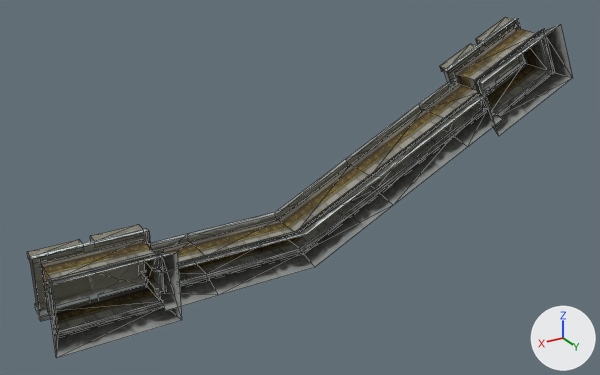
A saved change to the OBJ model sceneobjs/zhongbu_fuben_207/zhongbu_fuben_207_wall_02_b.obj.
One viewpoint serves both versions: a 50 mm camera at (1039.0, 1503.0, 735.0) aimed at (73.0, -107.0, -69.0). The lights are fixed; the arrows at lower right show +X, +Y and +Z. Mesh edges are drawn as thin lines. Where no turn or scale is listed for an object, it has been applied to the vertices.

The first picture shows 'zhongbu_fuben_207_wall_02_b'.
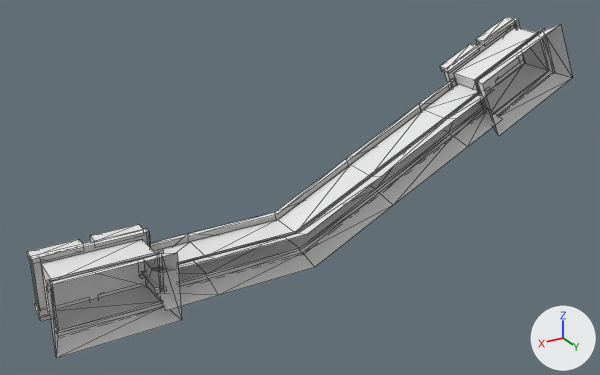
Pixel boxes [x1, y1, x2, y2] of what changed, in the pictures (600 x 375 px):
'zhongbu_fuben_207_wall_02_b', recoloured: [27, 17, 573, 358] in both

The change, as a list of edits to the scene's bpy script:
```text
Add mat_material_1_1:
    mat_material_1_1 = principled_material('material_1')
    mat_material_1_1.base_color = (0.8, 0.8, 0.8)  # white #e7e7e7
    mat_material_1_1.roughness = 1.0
Change me_zhongbu_fuben_207_wall_02_b:
    where me_zhongbu_fuben_207_wall_02_b.from_pydata(...)  # 251 vertices, 286 faces; spans x -727.0..727.0, y -195.0..0.0, z -271.0..271.0
    remove me_zhongbu_fuben_207_wall_02_b.materials.append(mat_material_1)  # picture img_zhongbu_fuben_207_wall_01_png
    add me_zhongbu_fuben_207_wall_02_b.materials.append(mat_material_1_1)  # white #e7e7e7
```
